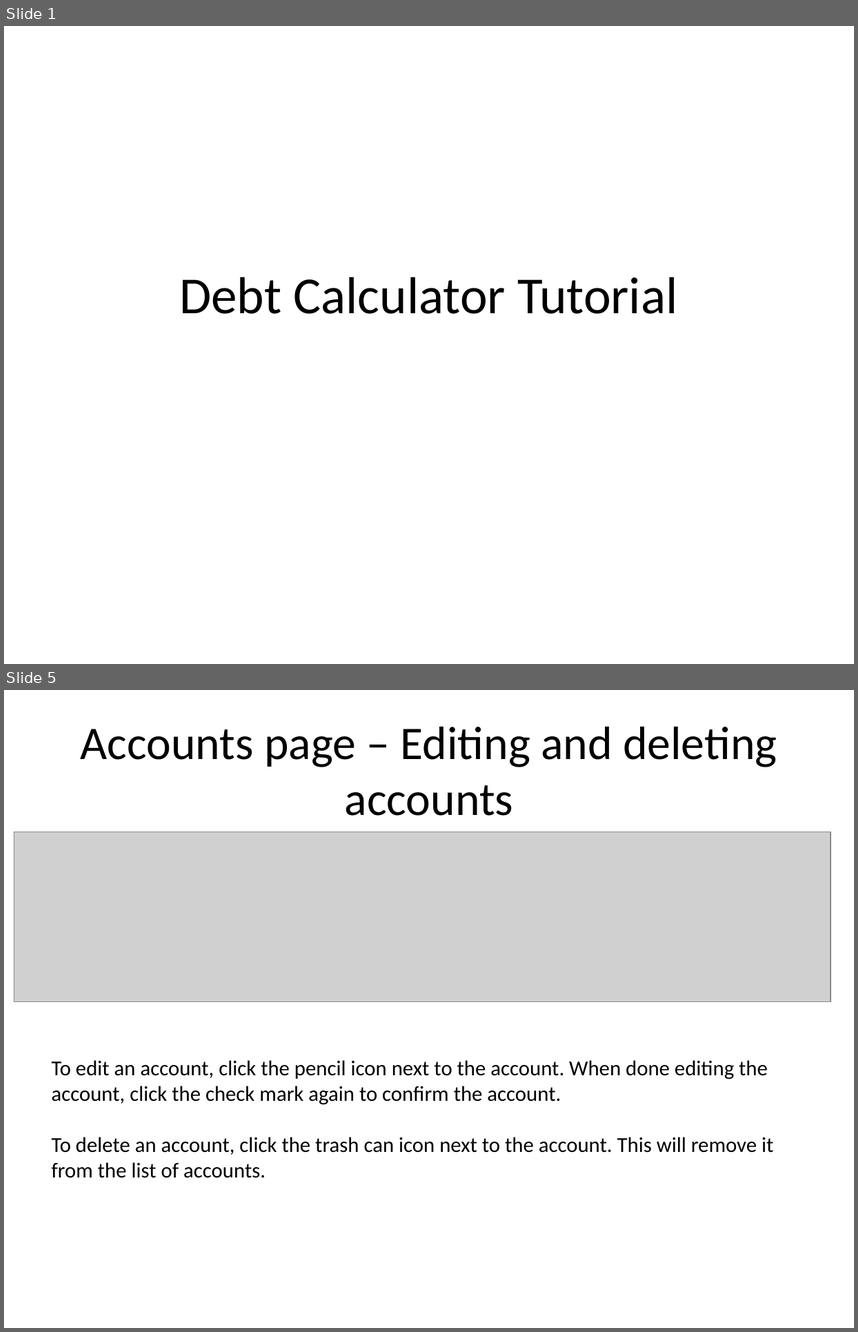
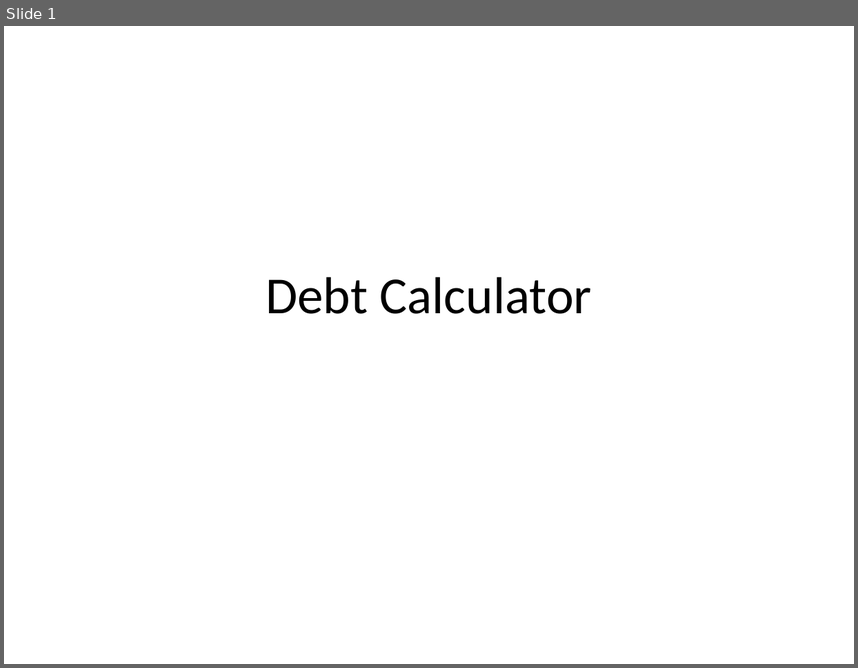
Before and after one commit to josephdangelo/UMUC-debt-payment, a slide deck: dist/howtouse/Instructions.pptx. Shown one above the other, each under a label of ours: slides 1 and 5 before the commit, slide 1 after it; the slides between them are not shown. The pictures are 858x1332 and 858x668 pixels, drawn with LibreOffice and Linux fonts; fonts in the diff are those of the drawing; grey boxes stand for pictures. Boxes give left, top, right and bottom in pixels: in the first picture for what was removed or moved away, otherwise in the second. Text is boxed around its words. In the diff, an @@ line names an element or a change of style, - is before the commit and + after.

```diff
--- a/dist/howtouse/Instructions.pptx
+++ b/dist/howtouse/Instructions.pptx
@@ slide 5 removed at (4, 690, 854, 1328), background #FFFFFF @@
@@ title removed at (81, 727, 777, 816) @@
-Accounts page – Editing and deleting accounts
@@ picture removed at (14, 832, 831, 1002) @@
@@ text removed at (52, 1060, 773, 1178) @@
-To edit an account, click the pencil icon next to the account. When done editing the account, click the check mark again to confirm the account.
-To delete an account, click the trash can icon next to the account. This will remove it from the list of accounts.
@@ slide 1 changed as well @@
@@ title at (266, 276, 592, 314): text changed @@
-Debt Calculator Tutorial
+Debt Calculator
```
Also in this commit, not shown: 1 other slide changed, 2 slides added, 5 other slides removed, 2 other files.
